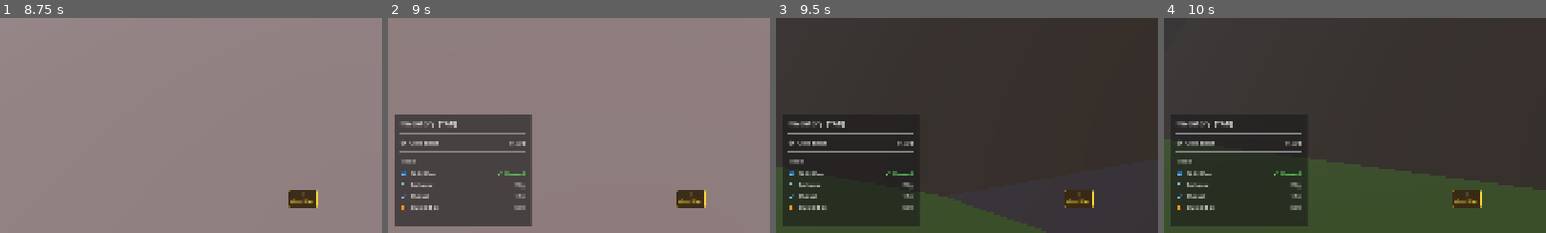
Above: before the commit, frames 1-4 (left to right).
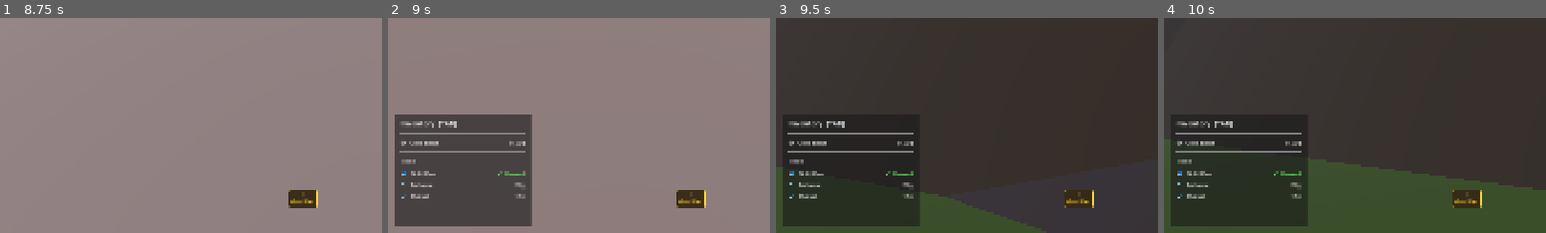
Above: after the commit, the same moments.

Repository: beachclaw/GoldRush1849
Game: Godot game, scene res://scenes/main_menu.tscn
Two runs of this game, one before a commit and one after it. Both use one fixed random seed, a clock stepped at 60 frames per second and the inputs below.
Inputs (mouse positions are % of the whole screen's width and height, from its top left):
- Up to frame 1 (8.75 s): click "Start Game" at 0.5 s; tap Enter (ui_accept) at 1.25, 1.52, 2.27, 3.77, 4.52, 5.27, 6.77, 7.52, 8.27 s; move the mouse to (55, 50) at 1.27 s; hold W (move_forward) 1.28-6.53 s; tap 1 at 1.35, 4.55, 5.1, 8.3 s; tap 2 at 1.55, 2.1, 5.3, 5.85 s; move the mouse to (45, 50) at 2.02 s; tap 3 at 2.3, 2.85, 6.05, 6.6 s; move the mouse to (52, 48) at 2.77 s; tap 4 at 3.05, 3.6, 6.8, 7.35 s; move the mouse to (49, 52) at 3.52 s; tap 5 at 3.8, 4.35, 7.55, 8.1 s; move the mouse to (57, 51) at 4.27 s; move the mouse to (42, 49) at 5.02 s; move the mouse to (51, 50) at 5.77 s; move the mouse to (46, 48) at 6.52 s; hold D (move_right) 6.53-7.28 s; move the mouse to (55, 50) at 7.27 s; hold W (move_forward) from 7.28 s (still down); move the mouse to (45, 50) at 8.02 s
- Up to frame 2 (9 s): keep holding W (move_forward); move the mouse to (52, 48) at 8.77 s; tap Tab at 8.85 s
- Up to frame 3 (9.5 s): keep holding W (move_forward); tap 2 at 9.05 s
- Up to frame 4 (10 s): move the mouse to (45, 70) at 9.52 s; release W (move_forward) at 9.53 s; hold A (move_left) from 9.53 s (still down); tap E at 9.6 s; tap Enter (ui_accept) at 9.77 s; tap 3 at 9.8 s
The pictures show only the part of the screen within x 0-50%, y 50-100%; the shares and areas given below are measured in that part.

Frame 1 is identical in both runs. In frame 2, 0.2% of the frame differs, in the area x 3-36%, y 87-90%; in frame 3, 0.2%; in frame 4, 0.2%.

Commit message:
chore: remove sluice box from demo (no zone to use it)
Co-Authored-By: Claude Opus 4.6 (1M context) <noreply@anthropic.com>

Diff:
--- a/src/systems/SaveManager.gd
+++ b/src/systems/SaveManager.gd
@@ -74,7 +74,6 @@
 var _unlock_thresholds: Dictionary = {
 	15.0:  "shovel",
 	20.0:  "pickaxe",
-	50.0:  "sluice_box",
 }
 var _announced: Dictionary = {}
 
--- a/src/ui/HUD.gd
+++ b/src/ui/HUD.gd
@@ -11,8 +11,8 @@
 @onready var notify_label:  Label       = $NotifyLabel
 
 # Hotbar — tool slots at bottom of screen
-const HOTBAR_TOOLS := ["pan", "axe", "shovel", "pickaxe", "sluice_box"]
-const HOTBAR_KEYS  := [KEY_1, KEY_2, KEY_3, KEY_4, KEY_5]
+const HOTBAR_TOOLS := ["pan", "axe", "shovel", "pickaxe"]
+const HOTBAR_KEYS  := [KEY_1, KEY_2, KEY_3, KEY_4]
 var _hotbar_container: HBoxContainer
 var _hotbar_slots: Array = []  # array of PanelContainer
 var _active_tool: String = "pan"
--- a/src/ui/InventoryPanel.gd
+++ b/src/ui/InventoryPanel.gd
@@ -3,7 +3,7 @@
 @onready var gold_val:  Label = $Panel/VBox/GoldRow/Val
 @onready var tools_box: VBoxContainer = $Panel/VBox/ToolsBox
 
-const ALL_TOOLS := ["pan", "pickaxe", "shovel", "sluice_box"]
+const ALL_TOOLS := ["pan", "pickaxe", "shovel"]
 
 func _ready() -> void:
 	visible = false
--- a/src/ui/Store.gd
+++ b/src/ui/Store.gd
@@ -7,7 +7,6 @@
 	{ "id": "shovel",     "label": "Shovel",        "desc": "Fast, low yield. Works loose earth.",        "cost": 15  },
 	{ "id": "pickaxe",    "label": "Pickaxe",       "desc": "Medium yield. Works rock faces.",            "cost": 20  },
 	{ "id": "better_pan", "label": "Better Pan",    "desc": "Upgraded pan. 1.5x river yield.",            "cost": 30  },
-	{ "id": "sluice_box", "label": "Sluice Box",    "desc": "High yield river tool.",                     "cost": 50  },
 	{ "id": "cabin_kit",  "label": "Cabin Kit",     "desc": "Upgrade tent to cabin. Requires 5 timber.",  "cost": 100, "timber_cost": 5 },
 ]
 
